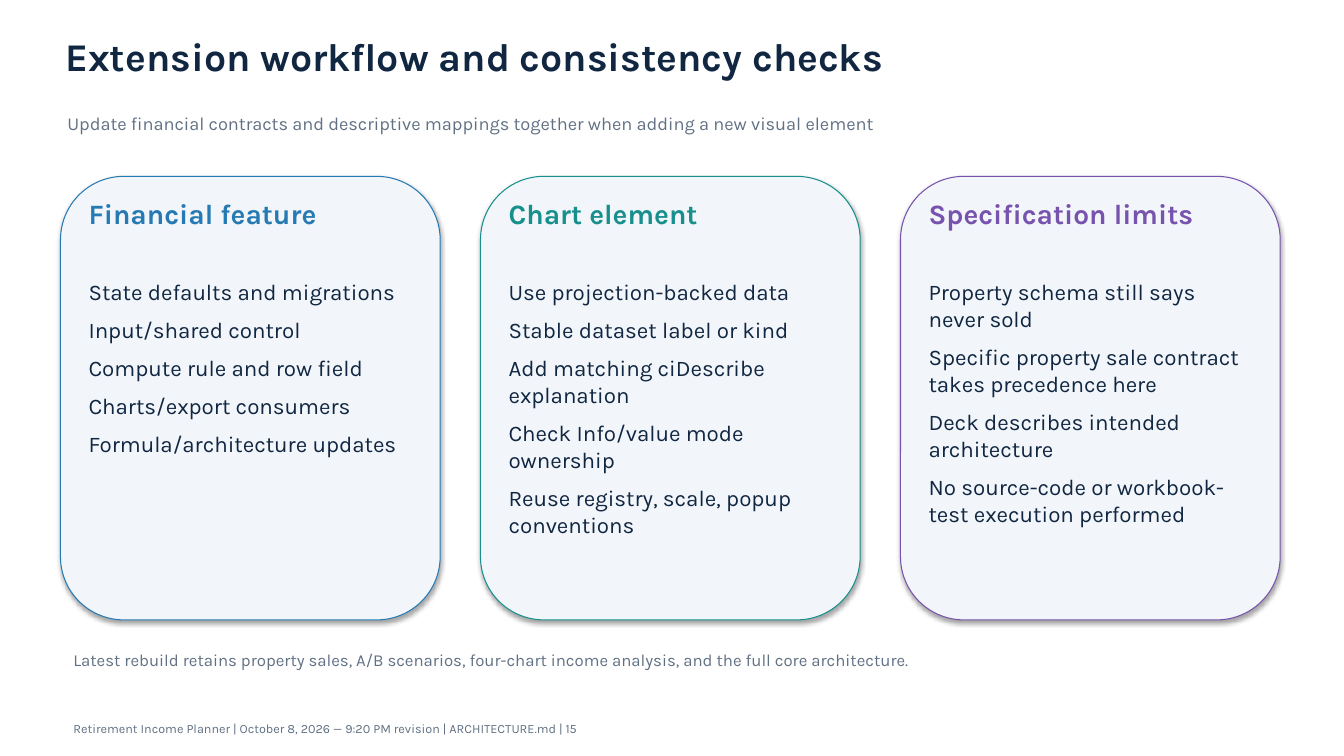
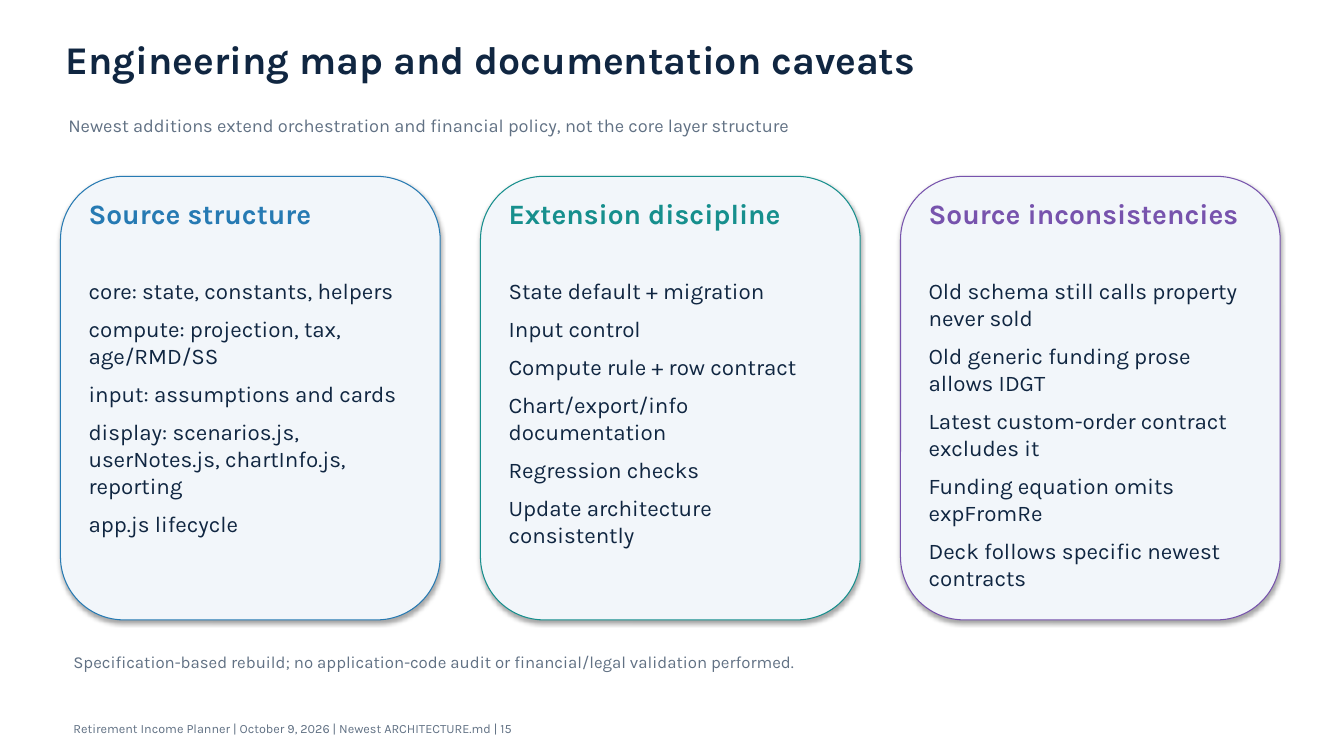
Before and after one commit to howardc64/retirefin, a slide deck: slide 15 of docs/retirement_income_planner_architecture.pptx. Drawn at 1344x756 pixels with LibreOffice and Linux fonts; fonts in the diff are those of the drawing. Boxes give left, top, right and bottom in pixels: in the first picture for what was removed or moved away, otherwise in the second. Text is boxed around its words. In the diff, an @@ line names an element or a change of style, - is before the commit and + after.

```diff
--- a/docs/retirement_income_planner_architecture.pptx
+++ b/docs/retirement_income_planner_architecture.pptx
@@ text at box(65, 46, 915, 84): text changed @@
-Extension workflow and consistency checks
+Engineering map and documentation caveats
@@ text at box(68, 119, 789, 137): text changed @@
-Update financial contracts and descriptive mappings together when adding a new visual element
+Newest additions extend orchestration and financial policy, not the core layer structure
@@ text at box(89, 205, 312, 225): text changed @@
-Financial feature
+Source structure
@@ text at box(509, 204, 780, 231): text changed @@
-Chart element
+Extension discipline
@@ text at box(929, 204, 1239, 225): text changed @@
-Specification limits
+Source inconsistencies
@@ text at box(89, 283, 396, 538): text changed @@
-State defaults and migrations
-Input/shared control
-Compute rule and row field
-Charts/export consumers
-Formula/architecture updates
+core: state, constants, helpers
+compute: projection, tax, age/RMD/SS
+input: assumptions and cards
+display: scenarios.js, userNotes.js, chartInfo.js, reporting
+app.js lifecycle
@@ text at box(509, 283, 796, 549): text changed @@
-Use projection-backed data
-Stable dataset label or kind
-Add matching ciDescribe explanation
-Check Info/value mode ownership
-Reuse registry, scale, popup conventions
+State default + migration
+Input control
+Compute rule + row contract
+Chart/export/info documentation
+Regression checks
+Update architecture consistently
@@ text at box(929, 283, 1237, 587): text changed @@
-Property schema still says never sold
-Specific property sale contract takes precedence here
-Deck describes intended architecture
-No source-code or workbook-test execution performed
+Old schema still calls property never sold
+Old generic funding prose allows IDGT
+Latest custom-order contract excludes it
+Funding equation omits expFromRe
+Deck follows specific newest contracts
@@ text at box(73, 656, 794, 672): text changed @@
-Latest rebuild retains property sales, A/B scenarios, four-chart income analysis, and the full core architecture.
+Specification-based rebuild; no application-code audit or financial/legal validation performed.
@@ text at box(73, 724, 511, 734): text changed @@
-Retirement Income Planner | October 8, 2026 — 9:20 PM revision | ARCHITECTURE.md | 15
+Retirement Income Planner | October 9, 2026 | Newest ARCHITECTURE.md | 15
```
Also in this commit, not shown: 8 other slides changed, 6 slides added, 6 slides removed, 6 other files.
